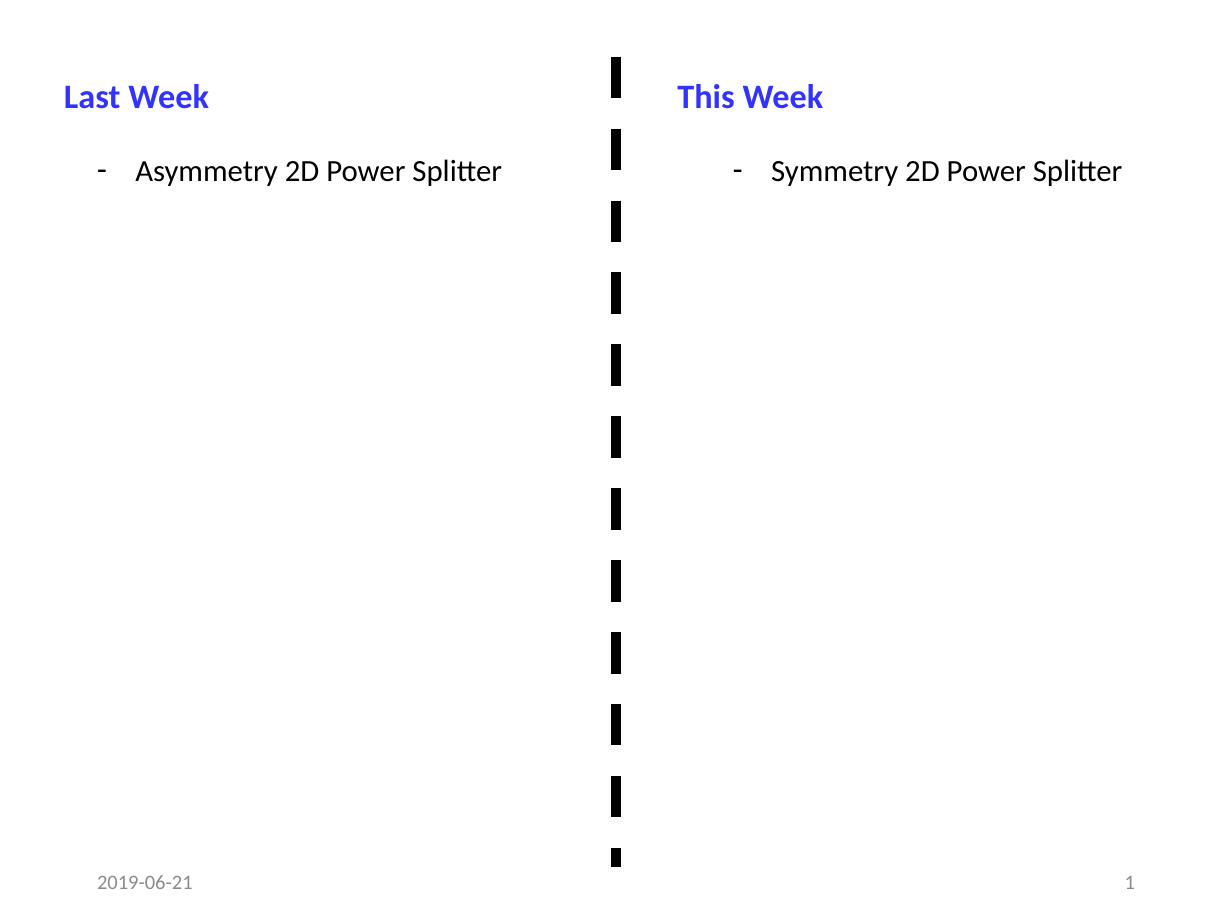
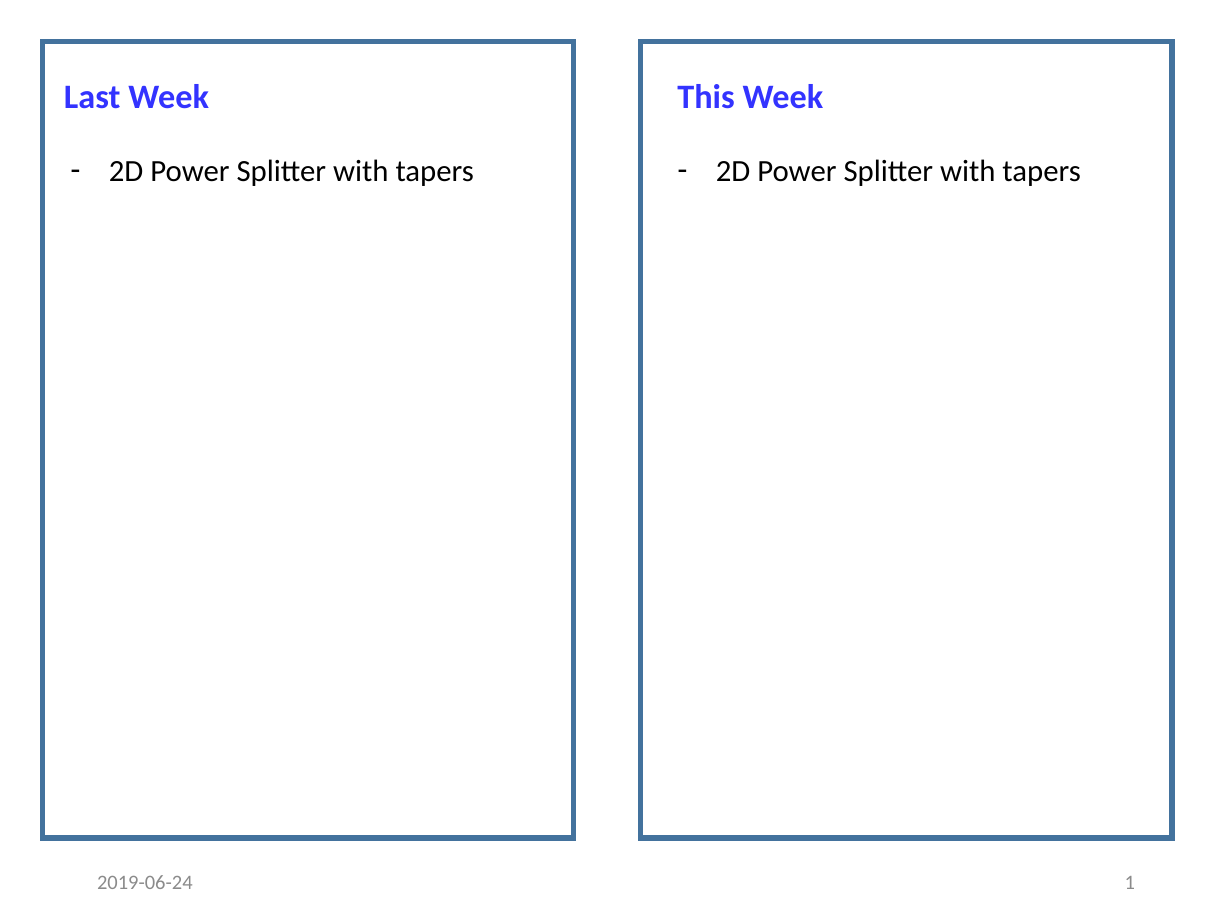
Before and after one commit to jglee96/NBTP_Lab, a slide deck: slide 1 of 랩미팅/201906/190624 Machine Learning splitter (Jong).pptx. Drawn at 1232x924 pixels with LibreOffice and Linux fonts; fonts in the diff are those of the drawing. Boxes give left, top, right and bottom in pixels: in the first picture for what was removed or moved away, otherwise in the second. Text is boxed around its words. In the diff, an @@ line names an element or a change of style, - is before the commit and + after.

Commit message:
2D splitter DNN update

```diff
--- a/랩미팅/201906/190624 Machine Learning splitter (Jong).pptx
+++ b/랩미팅/201906/190624 Machine Learning splitter (Jong).pptx
@@ rectangle added at (42,41,573,838), outline #43739E 3 pt @@
@@ line removed from (616, 57) to (616, 867) @@
@@ rectangle added at (641,41,1172,838), outline #43739E 3 pt @@
@@ text at (109,159,474,186): text changed @@
-– Asymmetry 2D Power Splitter
+– 2D Power Splitter with tapers
@@ text at (716,159,1080,186): text changed @@
-– Symmetry 2D Power Splitter
+– 2D Power Splitter with tapers
@@ text at (97,875,193,889): text changed @@
-2019-06-21
+2019-06-24
```
Also in this commit, not shown: 2 other slides changed, 1 slide removed, 38 other files.
